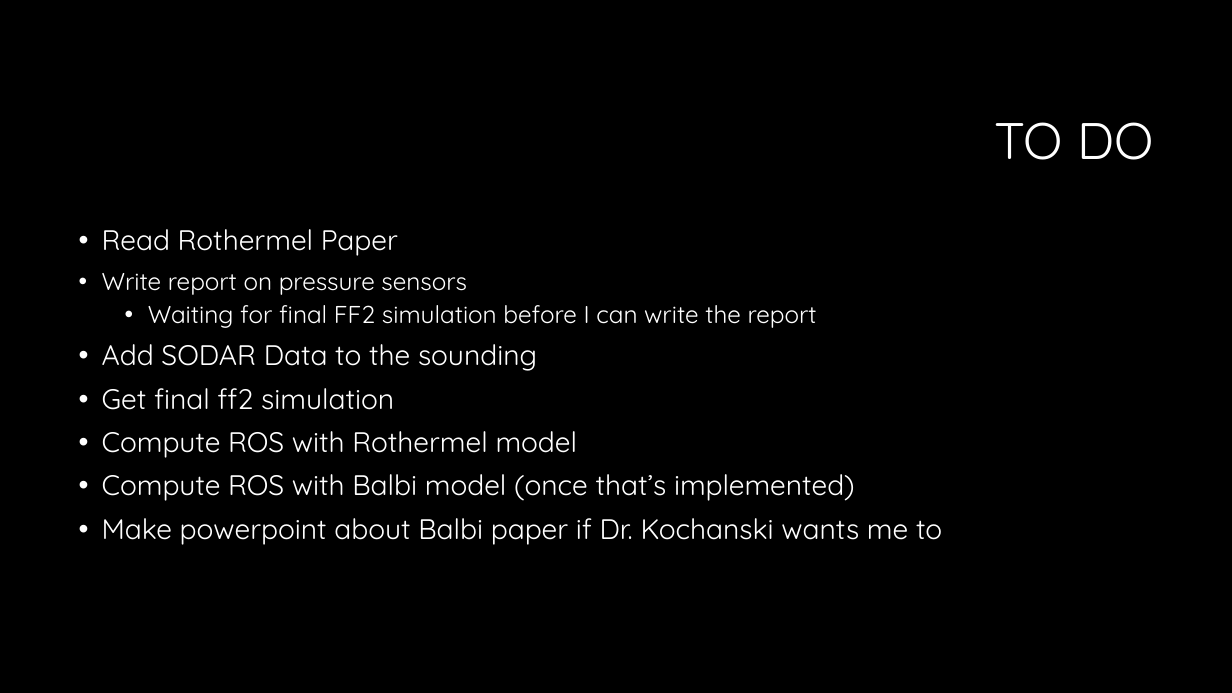
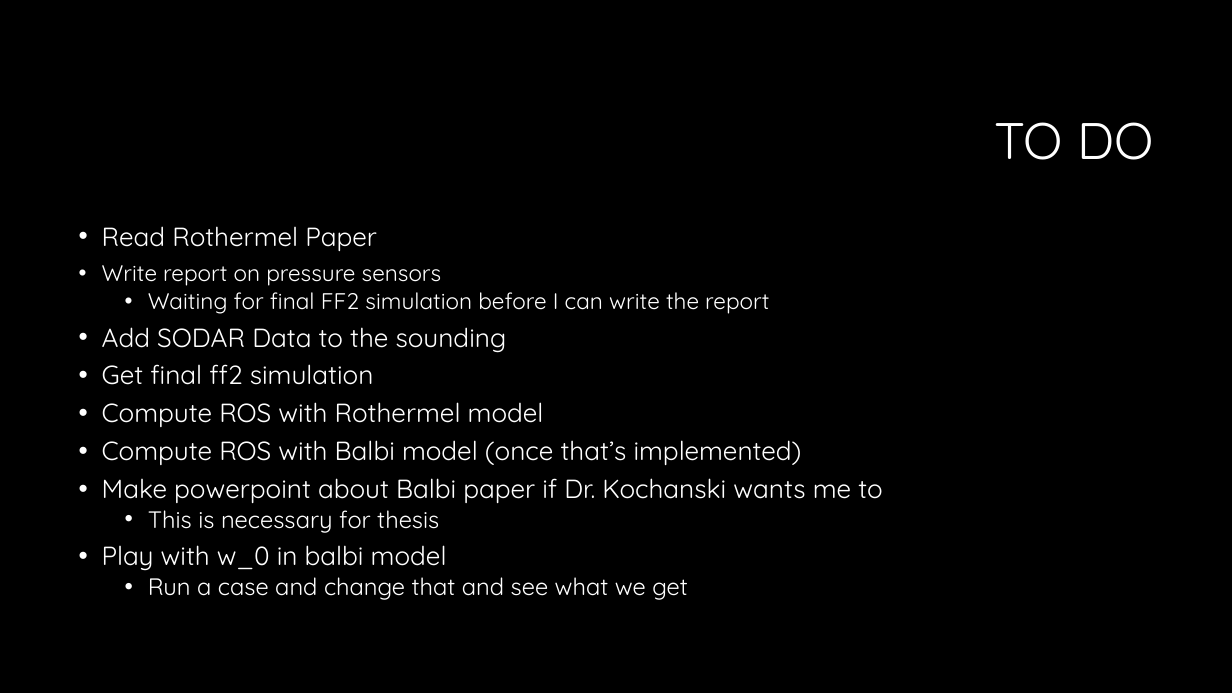
Before and after one commit to Jeremy-Benik/Meeting_Notes, a slide deck: slide 11 of 09022022_Presentation.pptx (slide 10 before the commit). Drawn at 1232x693 pixels with LibreOffice and Linux fonts; fonts in the diff are those of the drawing; background and template pictures are left out. Boxes give left, top, right and bottom in pixels: in the first picture for what was removed or moved away, otherwise in the second. Text is boxed around its words. In the diff, an @@ line names an element or a change of style, - is before the commit and + after.

```diff
--- a/09022022_Presentation.pptx
+++ b/09022022_Presentation.pptx
@@ text at (x1=102, y1=226, x2=882, y2=503): size 22 to 20.4 pt in "Read Rothermel Paper", "Add SODAR Data to the sounding", "Get final ff2 simulation", "Compute ROS with Rothermel model" and 2 more places; size 19 to 17.6 pt in "Write report on pressure sensors", "Waiting for final FF2 simulation before I ..."; line spacing 0.9 to 0.8 @@
@@ text at (x1=102, y1=510, x2=687, y2=600): paragraphs added @@
+  • This is necessary for thesis
+• Play with w_0 in balbi model
+  • Run a case and change that and see what we get
```
Also in this commit, not shown: 1 other slide changed, 1 slide added.
